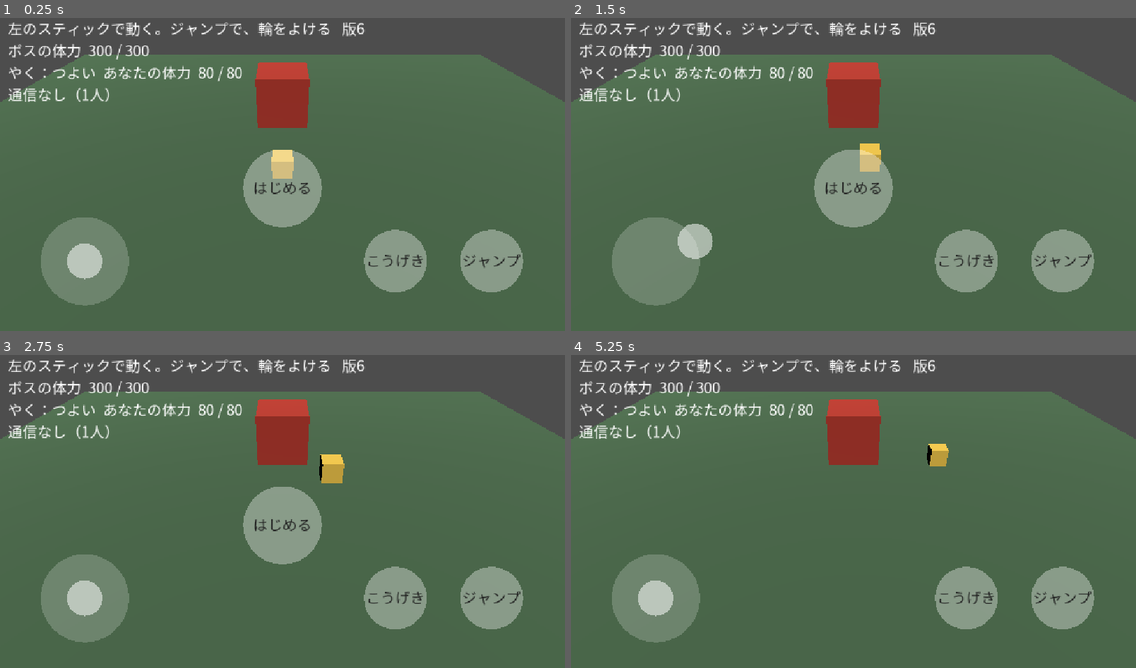
Above: before the commit, frames 1-4 (two rows, left to right).
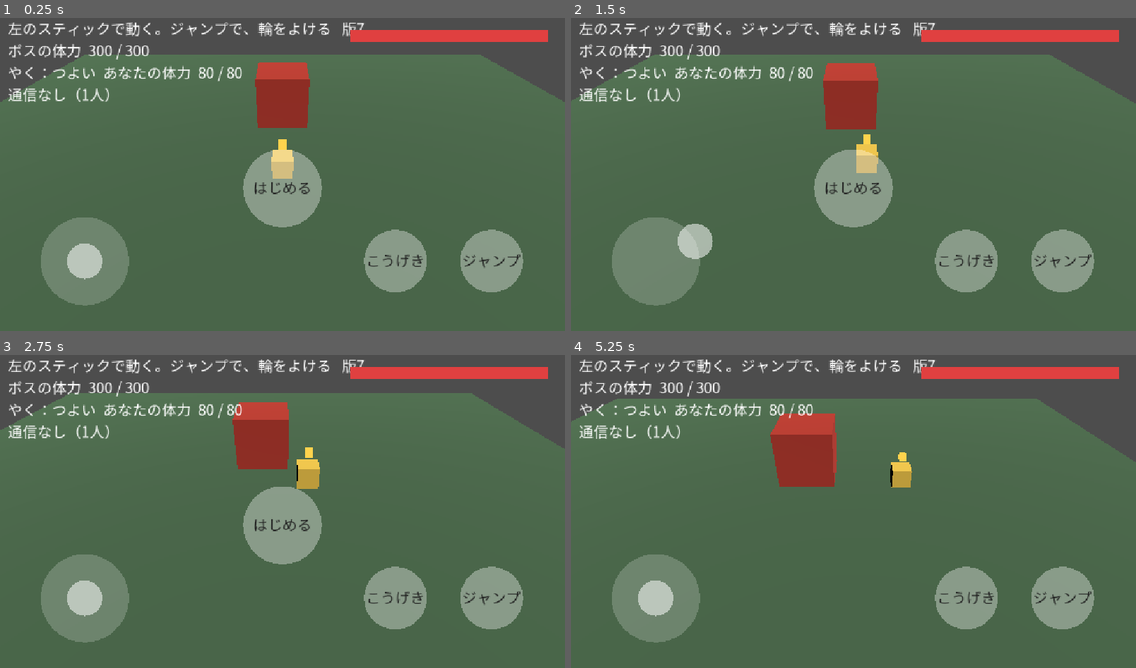
Above: after the commit, the same moments.

Repository: koyoy1016-gif/bigbusters-godot
Game: Godot game, scene res://scenes/prototype/stick_prototype.tscn
Same seed, same stepped clock (60 frames per second), same inputs: the game is played once before the commit and once after it. This scene is started directly instead of the project's main scene.
Inputs (mouse positions are in pixels of both pictures, inside the frame that each line leads up to):
- Up to frame 1 (0.25 s): no input
- Up to frame 2 (1.5 s): tap Enter at 0.5 s; move the mouse to (977, 155) at 0.52 s; tap 1 at 0.6 s; click (977, 155) at 0.67 s; drag from (740, 187) to (825, 237) at 1.27 s
- Up to frame 3 (2.75 s): move the mouse to (339, 439) at 2.02 s; tap 1 at 2.1 s; click (339, 439) at 2.17 s
- Up to frame 4 (5.25 s): drag from (825, 574) to (684, 461) at 2.77 s; move the mouse to (1023, 558) at 3.52 s; tap 1 at 3.6, 5.1 s; click (1023, 558) at 3.67 s; drag from (684, 461) to (768, 430) at 4.27 s; move the mouse to (881, 508) at 5.02 s; click (881, 508) at 5.17 s

The runs differ from the first frame. In frame 1, 1.4% of the frame differs, in the area x 49-97%, y 1-43%; in frame 2, 1.9%; in frame 3, 4.9%; in frame 4, 9.1%, in the area x 0-100%, y 1-43%.

Commit message:
試作（7つ目）：カメラの追従、頭の上の印、ボスの体力バー（版7）
Co-Authored-By: Claude Sonnet 5.5 <noreply@anthropic.com>
Claude-Session: https://claude.ai/code/session_01U5QjkxQPQVJ9bA9eQTVgJt

Diff:
--- a/data/prototype_stick.json
+++ b/data/prototype_stick.json
@@ -158,5 +158,19 @@
   ],
   "charge_color": "#ff9a20",
   "build_label": "版",
-  "build_id": "6"
+  "build_id": "7",
+  "camera_follow": 0.5,
+  "camera_follow_per_sec": 6.0,
+  "marker_size": 0.35,
+  "marker_height": 1.1,
+  "bossbar_pos": [
+    0.62,
+    0.05
+  ],
+  "bossbar_size": [
+    0.35,
+    0.04
+  ],
+  "bossbar_back_color": "#202020b0",
+  "bossbar_color": "#e04040"
 }
--- a/scripts/prototype/stick_prototype.gd
+++ b/scripts/prototype/stick_prototype.gd
@@ -26,6 +26,10 @@
 var slam_ring: MeshInstance3D
 var slam_material: StandardMaterial3D
 var charge_strip: MeshInstance3D
+var camera: Camera3D
+var camera_offset := Vector3.ZERO
+var camera_target := Vector3.ZERO
+var player_marker_material: StandardMaterial3D
 var charge_material: StandardMaterial3D
 var overlay: Control
 var font: Font
@@ -190,12 +194,40 @@
 	charge_strip.visible = false
 	add_child(charge_strip)
 
-	var camera := Camera3D.new()
+	camera = Camera3D.new()
 	camera.name = "Camera"
 	camera.fov = float(config["camera_fov"])
 	var off: Array = config["camera_offset"]
+	camera_offset = Vector3(off[0], off[1], off[2])
 	add_child(camera)
-	camera.look_at_from_position(Vector3(off[0], off[1], off[2]), Vector3.ZERO, Vector3.UP)
+	camera.look_at_from_position(camera_offset, Vector3.ZERO, Vector3.UP)
+	player_marker_material = _add_marker(player, Color(str(config["player_color"])))
+
+
+## 頭の上の印。ほかの物に隠れても見える（深さを無視する）ので、ボスの後ろに回っても、自分の位置が分かる
+func _add_marker(parent: Node3D, color: Color) -> StandardMaterial3D:
+	var marker := MeshInstance3D.new()
+	marker.name = "Marker"
+	var box := BoxMesh.new()
+	box.size = Vector3.ONE * float(config["marker_size"])
+	var mat := StandardMaterial3D.new()
+	mat.albedo_color = color
+	mat.shading_mode = BaseMaterial3D.SHADING_MODE_UNSHADED
+	mat.no_depth_test = true
+	mat.render_priority = 10
+	box.material = mat
+	marker.mesh = box
+	marker.position = Vector3(0.0, float(config["marker_height"]), 0.0)
+	parent.add_child(marker)
+	return mat
+
+
+## カメラは、自分の動きに合わせて、ゆっくりついていく（動きの一部だけ）。f 秒あたりの追いつきの速さは data で決める
+func camera_update(delta: float) -> void:
+	var goal := Vector3(player.position.x, 0.0, player.position.z) * float(config["camera_follow"])
+	camera_target = camera_target.lerp(goal, Sync.smooth_weight(delta, float(config["camera_follow_per_sec"])))
+	var pos := camera_target + camera_offset
+	camera.transform = Transform3D(Basis.looking_at(camera_target - pos, Vector3.UP), pos)
 
 
 func _make_box(node_name: String, size: float, color: Color) -> MeshInstance3D:
@@ -235,6 +267,8 @@
 	net_update(delta, Time.get_ticks_msec())
 	combat_update(delta)
 	player_material.albedo_color = _player_color()
+	player_marker_material.albedo_color = _slot_color(str(net_state.get("slot", "")))
+	camera_update(delta)
 	overlay.queue_redraw()
 
 
@@ -519,6 +553,7 @@
 func _other_node(slot: String) -> MeshInstance3D:
 	if not others.has(slot):
 		others[slot] = _make_box("Other_" + slot, float(config["player_size"]), _slot_color(slot))
+		_add_marker(others[slot], _slot_color(slot))
 	return others[slot]
 
 
@@ -584,6 +619,12 @@
 	_draw_centered(ac, str(config["attack_label"]), button_text)
 
 	overlay.draw_string(font, Vector2(16, fs * 1.4), str(config["hint"]) + "   " + str(config["build_label"]) + str(config["build_id"]), HORIZONTAL_ALIGNMENT_LEFT, -1, fs, text_color)
+	var bp: Array = config["bossbar_pos"]
+	var bs: Array = config["bossbar_size"]
+	var bar_rect := Rect2(Vector2(screen.x * bp[0], screen.y * bp[1]), Vector2(screen.x * bs[0], maxf(10.0, screen.y * bs[1])))
+	overlay.draw_rect(bar_rect, Color(str(config["bossbar_back_color"])))
+	var frac := clampf(boss_hp / float(config["boss_hp"]), 0.0, 1.0)
+	overlay.draw_rect(Rect2(bar_rect.position, Vector2(bar_rect.size.x * frac, bar_rect.size.y)), Color(str(config["bossbar_color"])))
 	var hp_text := str(config["boss_hp_label"]) + "  " + str(ceili(boss_hp)) + " / " + str(int(config["boss_hp"]))
 	overlay.draw_string(font, Vector2(16, fs * 2.9), hp_text, HORIZONTAL_ALIGNMENT_LEFT, -1, fs, text_color)
 	var my_text := str(config["role_label"]) + "：" + str(role().get("name", "")) + "  " + str(config["player_hp_label"]) + "  " + str(ceili(my_hp)) + " / " + str(int(role_value("hp")))
--- a/tests/test_stick_prototype.gd
+++ b/tests/test_stick_prototype.gd
@@ -234,6 +234,28 @@
 		check(s2.my_hp == hp_full and not s2.downed and not s2.lost, "もういちどで、ダウンから復活する")
 		root.remove_child(s2)
 		s2.free()
+
+	# カメラの追従と、頭の上の印
+	var packed5 := load(SCENE) as PackedScene
+	if packed5 != null:
+		var s5: Node = packed5.instantiate()
+		root.add_child(s5)
+		if s5.get_node_or_null("Boss") == null:
+			s5._ready()
+		check(s5.player.get_node_or_null("Marker") != null, "自分の箱の上に、印がある")
+		check((s5.player.get_node("Marker") as MeshInstance3D).mesh.material.no_depth_test, "印は、ほかの物に隠れても見える（深さを無視）")
+		var cam_start: Vector3 = s5.camera.position
+		s5.player.position = Vector3(10.0, s5.ground_y, -10.0)
+		for i in 60:
+			s5.camera_update(0.1)
+		var want: Vector3 = Vector3(10.0, 0.0, -10.0) * float(s5.config["camera_follow"]) + s5.camera_offset
+		check(s5.camera.position.distance_to(want) < 0.05, "カメラは、自分の動きの一部だけ、ついていく")
+		check(s5.camera.position.distance_to(cam_start) > 3.0, "カメラが動いた")
+		s5.other_target["p2"] = Vector2(0.5, 0.5)
+		s5._update_others(0.1)
+		check(s5.others.has("p2") and (s5.others["p2"] as Node).get_node_or_null("Marker") != null, "ほかの人の箱にも、印がある")
+		root.remove_child(s5)
+		s5.free()
 
 	# 役割（仮）：枠ごとに強さが違う
 	var packed4 := load(SCENE) as PackedScene
Not shown, changed: NOTES.md
